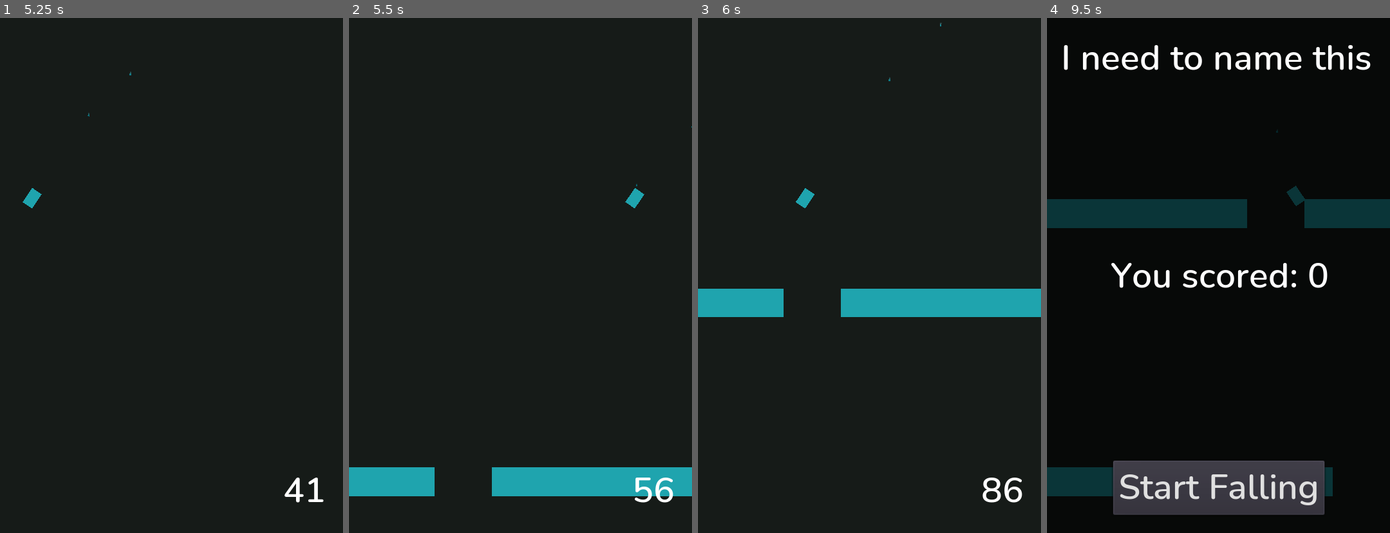
Above: before the commit, frames 1-4 (left to right).
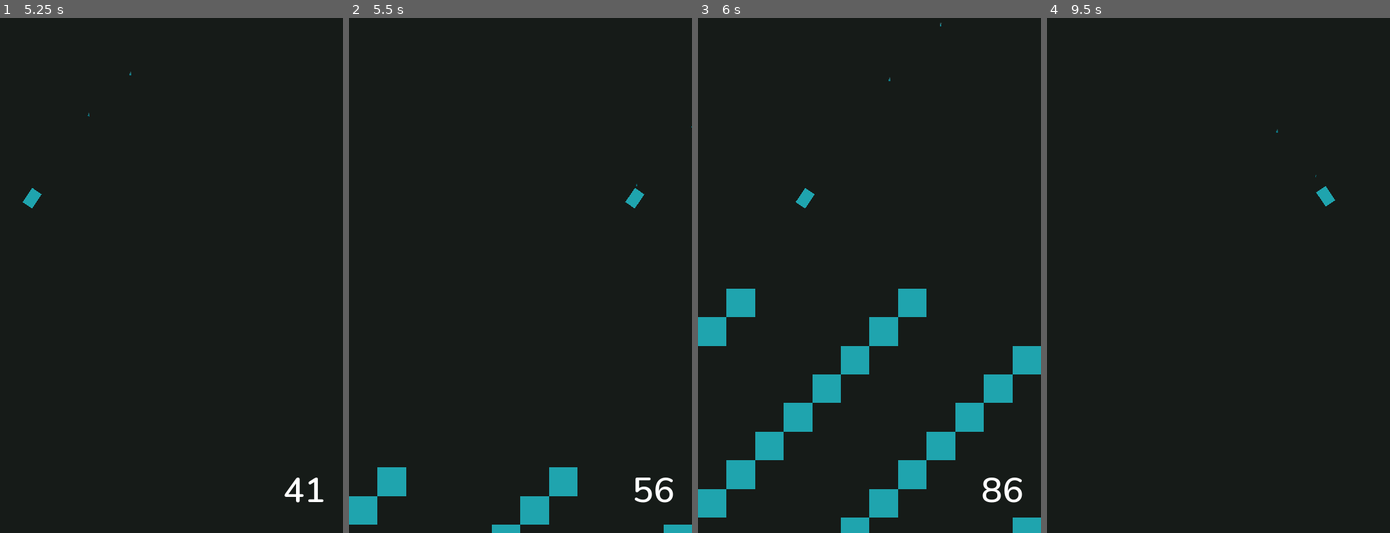
Above: after the commit, the same moments.

Repository: AndrewYHuang/deeper-and-deeper
Game: Godot game, scene res://scenes/Main.tscn
Same seed, same stepped clock (60 frames per second), same inputs: the game is played once before the commit and once after it.
Inputs:
- Up to frame 1 (5.25 s): click "Start Falling" at 0.5 s; hold Right (ui_right) 1.28-2.03 s; hold Left (ui_left) 2.03-2.78 s; hold Right (ui_right) 2.78-4.28 s; hold Left (ui_left) from 4.28 s (still down)
- Up to frame 2 (5.5 s): keep holding Left (ui_left)
- Up to frame 3 (6 s): keep holding Left (ui_left)
- Up to frame 4 (9.5 s): release Left (ui_left) at 6.5 s; click "Start Falling" at 6.5 s; hold Right (ui_right) from 7.28 s (still down)

Frame 1 is identical in both runs. In frame 2, 4.8% of the frame differs, in the area x 0-100%, y 87-100%; in frame 3, 11%; in frame 4, 15%, in the area x 0-100%, y 5-97%.

Commit message:
pattern stuff, flipping

Diff:
--- a/project.godot
+++ b/project.godot
@@ -28,6 +28,23 @@
 window/stretch/mode="2d"
 window/stretch/aspect="keep"
 
+[input]
+
+ui_left={
+"deadzone": 0.5,
+"events": [ Object(InputEventKey,"resource_local_to_scene":false,"resource_name":"","device":0,"alt":false,"shift":false,"control":false,"meta":false,"command":false,"pressed":false,"scancode":16777231,"unicode":0,"echo":false,"script":null)
+, Object(InputEventJoypadButton,"resource_local_to_scene":false,"resource_name":"","device":0,"button_index":14,"pressure":0.0,"pressed":false,"script":null)
+, Object(InputEventMouseButton,"resource_local_to_scene":false,"resource_name":"","device":0,"alt":false,"shift":false,"control":false,"meta":false,"command":false,"button_mask":0,"position":Vector2( 0, 0 ),"global_position":Vector2( 0, 0 ),"factor":1.0,"button_index":1,"pressed":false,"doubleclick":false,"script":null)
+ ]
+}
+ui_right={
+"deadzone": 0.5,
+"events": [ Object(InputEventKey,"resource_local_to_scene":false,"resource_name":"","device":0,"alt":false,"shift":false,"control":false,"meta":false,"command":false,"pressed":false,"scancode":16777233,"unicode":0,"echo":false,"script":null)
+, Object(InputEventJoypadButton,"resource_local_to_scene":false,"resource_name":"","device":0,"button_index":15,"pressure":0.0,"pressed":false,"script":null)
+, Object(InputEventMouseButton,"resource_local_to_scene":false,"resource_name":"","device":0,"alt":false,"shift":false,"control":false,"meta":false,"command":false,"button_mask":0,"position":Vector2( 0, 0 ),"global_position":Vector2( 0, 0 ),"factor":1.0,"button_index":2,"pressed":false,"doubleclick":false,"script":null)
+ ]
+}
+
 [physics]
 
 common/enable_pause_aware_picking=true
--- a/scenes/PatternSpawner.tscn
+++ b/scenes/PatternSpawner.tscn
@@ -1,12 +1,15 @@
-[gd_scene load_steps=4 format=2]
+[gd_scene load_steps=5 format=2]
 
 [ext_resource path="res://scenes/obstacle_patterns/ZigzagShort.tscn" type="PackedScene" id=1]
 [ext_resource path="res://scripts/PatternSpawner.gd" type="Script" id=2]
 [ext_resource path="res://scenes/obstacle_patterns/Simple.tscn" type="PackedScene" id=3]
+[ext_resource path="res://scenes/obstacle_patterns/RightTunnel.tscn" type="PackedScene" id=4]
 
-[node name="PatternSpawner" type="Node2D"]
+[node name="PatternSpawner" type="Node2D" groups=[
+"spawners",
+]]
 script = ExtResource( 2 )
-Patterns = [ ExtResource( 1 ), ExtResource( 3 ) ]
+Patterns = [ ExtResource( 1 ), ExtResource( 3 ), ExtResource( 4 ) ]
 
 [node name="EndOfPattern" type="VisibilityNotifier2D" parent="."]
 scale = Vector2( 38.4, 1.6 )
--- a/scenes/Player.tscn
+++ b/scenes/Player.tscn
@@ -40,7 +40,7 @@
 width = 3
 
 [sub_resource type="RectangleShape2D" id=8]
-extents = Vector2( 8, 8 )
+extents = Vector2( 8, 3 )
 
 [node name="Player" type="Area2D"]
 script = ExtResource( 1 )
@@ -62,4 +62,5 @@
 polygon = PoolVector2Array( -8, -8, 8, -8, 8, 8, -8, 8 )
 
 [node name="Hitbox" type="CollisionShape2D" parent="."]
+position = Vector2( 0, 5 )
 shape = SubResource( 8 )
--- a/scenes/obstacle_patterns/RightTunnel.tscn
+++ b/scenes/obstacle_patterns/RightTunnel.tscn
@@ -7,7 +7,7 @@
 script = ExtResource( 2 )
 
 [node name="EndOfPattern" type="Position2D" parent="."]
-position = Vector2( 0, 576 )
+position = Vector2( 0, 768 )
 
 [node name="3" parent="." instance=ExtResource( 1 )]
 position = Vector2( 112, 112 )
@@ -39,47 +39,11 @@
 [node name="18" parent="." instance=ExtResource( 1 )]
 position = Vector2( 336, 144 )
 
-[node name="102" parent="." instance=ExtResource( 1 )]
-position = Vector2( 112, 464 )
-
-[node name="105" parent="." instance=ExtResource( 1 )]
-position = Vector2( 304, 464 )
-
-[node name="110" parent="." instance=ExtResource( 1 )]
-position = Vector2( 80, 496 )
-
-[node name="113" parent="." instance=ExtResource( 1 )]
-position = Vector2( 272, 496 )
-
-[node name="118" parent="." instance=ExtResource( 1 )]
-position = Vector2( 48, 528 )
-
-[node name="121" parent="." instance=ExtResource( 1 )]
-position = Vector2( 240, 528 )
-
-[node name="129" parent="." instance=ExtResource( 1 )]
-position = Vector2( 208, 560 )
-
-[node name="135" parent="." instance=ExtResource( 1 )]
-position = Vector2( 16, 560 )
-
-[node name="94" parent="." instance=ExtResource( 1 )]
-position = Vector2( 144, 432 )
-
-[node name="97" parent="." instance=ExtResource( 1 )]
-position = Vector2( 336, 432 )
-
 [node name="24" parent="." instance=ExtResource( 1 )]
 position = Vector2( 176, 176 )
 
 [node name="27" parent="." instance=ExtResource( 1 )]
 position = Vector2( 368, 176 )
-
-[node name="86" parent="." instance=ExtResource( 1 )]
-position = Vector2( 176, 400 )
-
-[node name="89" parent="." instance=ExtResource( 1 )]
-position = Vector2( 368, 400 )
 
 [node name="34" parent="." instance=ExtResource( 1 )]
 position = Vector2( 208, 208 )
@@ -88,10 +52,10 @@
 position = Vector2( 16, 208 )
 
 [node name="78" parent="." instance=ExtResource( 1 )]
-position = Vector2( 208, 368 )
+position = Vector2( 368, 368 )
 
 [node name="81" parent="." instance=ExtResource( 1 )]
-position = Vector2( 16, 368 )
+position = Vector2( 176, 368 )
 
 [node name="38" parent="." instance=ExtResource( 1 )]
 position = Vector2( 48, 240 )
@@ -100,10 +64,10 @@
 position = Vector2( 240, 240 )
 
 [node name="64" parent="." instance=ExtResource( 1 )]
-position = Vector2( 48, 336 )
+position = Vector2( 144, 336 )
 
 [node name="70" parent="." instance=ExtResource( 1 )]
-position = Vector2( 240, 336 )
+position = Vector2( 336, 336 )
 
 [node name="56" parent="." instance=ExtResource( 1 )]
 position = Vector2( 80, 272 )
@@ -112,7 +76,79 @@
 position = Vector2( 272, 272 )
 
 [node name="137" parent="." instance=ExtResource( 1 )]
-position = Vector2( 80, 304 )
+position = Vector2( 112, 304 )
 
 [node name="143" parent="." instance=ExtResource( 1 )]
-position = Vector2( 272, 304 )
+position = Vector2( 304, 304 )
+
+[node name="4" parent="." instance=ExtResource( 1 )]
+position = Vector2( 112, 496 )
+
+[node name="10" parent="." instance=ExtResource( 1 )]
+position = Vector2( 304, 496 )
+
+[node name="48" parent="." instance=ExtResource( 1 )]
+position = Vector2( 80, 464 )
+
+[node name="51" parent="." instance=ExtResource( 1 )]
+position = Vector2( 272, 464 )
+
+[node name="146" parent="." instance=ExtResource( 1 )]
+position = Vector2( 48, 432 )
+
+[node name="149" parent="." instance=ExtResource( 1 )]
+position = Vector2( 240, 432 )
+
+[node name="157" parent="." instance=ExtResource( 1 )]
+position = Vector2( 208, 400 )
+
+[node name="163" parent="." instance=ExtResource( 1 )]
+position = Vector2( 16, 400 )
+
+[node name="15" parent="." instance=ExtResource( 1 )]
+position = Vector2( 144, 528 )
+
+[node name="19" parent="." instance=ExtResource( 1 )]
+position = Vector2( 336, 528 )
+
+[node name="25" parent="." instance=ExtResource( 1 )]
+position = Vector2( 176, 560 )
+
+[node name="28" parent="." instance=ExtResource( 1 )]
+position = Vector2( 368, 560 )
+
+[node name="35" parent="." instance=ExtResource( 1 )]
+position = Vector2( 208, 592 )
+
+[node name="39" parent="." instance=ExtResource( 1 )]
+position = Vector2( 16, 592 )
+
+[node name="79" parent="." instance=ExtResource( 1 )]
+position = Vector2( 368, 752 )
+
+[node name="82" parent="." instance=ExtResource( 1 )]
+position = Vector2( 176, 752 )
+
+[node name="40" parent="." instance=ExtResource( 1 )]
+position = Vector2( 48, 624 )
+
+[node name="45" parent="." instance=ExtResource( 1 )]
+position = Vector2( 240, 624 )
+
+[node name="65" parent="." instance=ExtResource( 1 )]
+position = Vector2( 144, 720 )
+
+[node name="71" parent="." instance=ExtResource( 1 )]
+position = Vector2( 336, 720 )
+
+[node name="57" parent="." instance=ExtResource( 1 )]
+position = Vector2( 80, 656 )
+
+[node name="63" parent="." instance=ExtResource( 1 )]
+position = Vector2( 272, 656 )
+
+[node name="138" parent="." instance=ExtResource( 1 )]
+position = Vector2( 112, 688 )
+
+[node name="144" parent="." instance=ExtResource( 1 )]
+position = Vector2( 304, 688 )
--- a/scenes/obstacle_patterns/Simple.tscn
+++ b/scenes/obstacle_patterns/Simple.tscn
@@ -7,33 +7,124 @@
 script = ExtResource( 2 )
 
 [node name="EndOfPattern" type="Position2D" parent="."]
-
-[node name="1" parent="." instance=ExtResource( 1 )]
-position = Vector2( 16, 16 )
+position = Vector2( 192, 1288 )
 
 [node name="2" parent="." instance=ExtResource( 1 )]
-position = Vector2( 48, 16 )
+position = Vector2( 48, 216 )
+
+[node name="26" parent="." instance=ExtResource( 1 )]
+position = Vector2( 16, 216 )
 
 [node name="3" parent="." instance=ExtResource( 1 )]
-position = Vector2( 80, 16 )
+position = Vector2( 80, 216 )
 
 [node name="4" parent="." instance=ExtResource( 1 )]
-position = Vector2( 112, 16 )
-
-[node name="5" parent="." instance=ExtResource( 1 )]
-position = Vector2( 144, 16 )
+position = Vector2( 112, 216 )
 
 [node name="8" parent="." instance=ExtResource( 1 )]
-position = Vector2( 240, 16 )
+position = Vector2( 368, 216 )
 
 [node name="9" parent="." instance=ExtResource( 1 )]
-position = Vector2( 272, 16 )
+position = Vector2( 272, 216 )
 
 [node name="10" parent="." instance=ExtResource( 1 )]
-position = Vector2( 304, 16 )
+position = Vector2( 304, 216 )
 
 [node name="11" parent="." instance=ExtResource( 1 )]
-position = Vector2( 336, 16 )
+position = Vector2( 336, 216 )
 
 [node name="12" parent="." instance=ExtResource( 1 )]
-position = Vector2( 368, 16 )
+position = Vector2( 16, 728 )
+
+[node name="17" parent="." instance=ExtResource( 1 )]
+position = Vector2( 80, 728 )
+
+[node name="18" parent="." instance=ExtResource( 1 )]
+position = Vector2( 112, 728 )
+
+[node name="21" parent="." instance=ExtResource( 1 )]
+position = Vector2( 48, 728 )
+
+[node name="22" parent="." instance=ExtResource( 1 )]
+position = Vector2( 368, 728 )
+
+[node name="23" parent="." instance=ExtResource( 1 )]
+position = Vector2( 272, 728 )
+
+[node name="24" parent="." instance=ExtResource( 1 )]
+position = Vector2( 304, 728 )
+
+[node name="25" parent="." instance=ExtResource( 1 )]
+position = Vector2( 336, 728 )
+
+[node name="35" parent="." instance=ExtResource( 1 )]
+position = Vector2( 16, 1240 )
+
+[node name="36" parent="." instance=ExtResource( 1 )]
+position = Vector2( 80, 1240 )
+
+[node name="37" parent="." instance=ExtResource( 1 )]
+position = Vector2( 112, 1240 )
+
+[node name="38" parent="." instance=ExtResource( 1 )]
+position = Vector2( 48, 1240 )
+
+[node name="39" parent="." instance=ExtResource( 1 )]
+position = Vector2( 368, 1240 )
+
+[node name="40" parent="." instance=ExtResource( 1 )]
+position = Vector2( 272, 1240 )
+
+[node name="41" parent="." instance=ExtResource( 1 )]
+position = Vector2( 304, 1240 )
+
+[node name="42" parent="." instance=ExtResource( 1 )]
+position = Vector2( 336, 1240 )
+
+[node name="6" parent="." instance=ExtResource( 1 )]
+position = Vector2( 80, 472 )
+
+[node name="7" parent="." instance=ExtResource( 1 )]
+position = Vector2( 112, 472 )
+
+[node name="13" parent="." instance=ExtResource( 1 )]
+position = Vector2( 144, 472 )
+
+[node name="14" parent="." instance=ExtResource( 1 )]
+position = Vector2( 176, 472 )
+
+[node name="15" parent="." instance=ExtResource( 1 )]
+position = Vector2( 208, 472 )
+
+[node name="16" parent="." instance=ExtResource( 1 )]
+position = Vector2( 240, 472 )
+
+[node name="19" parent="." instance=ExtResource( 1 )]
+position = Vector2( 16, 472 )
+
+[node name="20" parent="." instance=ExtResource( 1 )]
+position = Vector2( 48, 472 )
+
+[node name="27" parent="." instance=ExtResource( 1 )]
+position = Vector2( 208, 984 )
+
+[node name="28" parent="." instance=ExtResource( 1 )]
+position = Vector2( 240, 984 )
+
+[node name="29" parent="." instance=ExtResource( 1 )]
+position = Vector2( 272, 984 )
+
+[node name="30" parent="." instance=ExtResource( 1 )]
+position = Vector2( 304, 984 )
+
+[node name="31" parent="." instance=ExtResource( 1 )]
+position = Vector2( 336, 984 )
+
+[node name="32" parent="." instance=ExtResource( 1 )]
+position = Vector2( 368, 984 )
+
+[node name="33" parent="." instance=ExtResource( 1 )]
+position = Vector2( 144, 984 )
+
+[node name="34" parent="." instance=ExtResource( 1 )]
+position = Vector2( 176, 984 )
--- a/scenes/obstacle_patterns/ZigzagShort.tscn
+++ b/scenes/obstacle_patterns/ZigzagShort.tscn
@@ -116,111 +116,3 @@
 
 [node name="143" parent="." instance=ExtResource( 1 )]
 position = Vector2( 272, 304 )
-
-[node name="4" parent="." instance=ExtResource( 1 )]
-position = Vector2( 144, 112 )
-
-[node name="10" parent="." instance=ExtResource( 1 )]
-position = Vector2( 336, 112 )
-
-[node name="48" parent="." instance=ExtResource( 1 )]
-position = Vector2( 112, 80 )
-
-[node name="51" parent="." instance=ExtResource( 1 )]
-position = Vector2( 304, 80 )
-
-[node name="146" parent="." instance=ExtResource( 1 )]
-position = Vector2( 80, 48 )
-
-[node name="149" parent="." instance=ExtResource( 1 )]
-position = Vector2( 272, 48 )
-
-[node name="157" parent="." instance=ExtResource( 1 )]
-position = Vector2( 240, 16 )
-
-[node name="163" parent="." instance=ExtResource( 1 )]
-position = Vector2( 48, 16 )
-
-[node name="15" parent="." instance=ExtResource( 1 )]
-position = Vector2( 176, 144 )
-
-[node name="19" parent="." instance=ExtResource( 1 )]
-position = Vector2( 368, 144 )
-
-[node name="103" parent="." instance=ExtResource( 1 )]
-position = Vector2( 144, 464 )
-
-[node name="106" parent="." instance=ExtResource( 1 )]
-position = Vector2( 336, 464 )
-
-[node name="111" parent="." instance=ExtResource( 1 )]
-position = Vector2( 112, 496 )
-
-[node name="114" parent="." instance=ExtResource( 1 )]
-position = Vector2( 304, 496 )
-
-[node name="119" parent="." instance=ExtResource( 1 )]
-position = Vector2( 80, 528 )
-
-[node name="122" parent="." instance=ExtResource( 1 )]
-position = Vector2( 272, 528 )
-
-[node name="130" parent="." instance=ExtResource( 1 )]
-position = Vector2( 240, 560 )
-
-[node name="136" parent="." instance=ExtResource( 1 )]
-position = Vector2( 48, 560 )
-
-[node name="95" parent="." instance=ExtResource( 1 )]
-position = Vector2( 176, 432 )
-
-[node name="98" parent="." instance=ExtResource( 1 )]
-position = Vector2( 368, 432 )
-
-[node name="25" parent="." instance=ExtResource( 1 )]
-position = Vector2( 208, 176 )
-
-[node name="28" parent="." instance=ExtResource( 1 )]
-position = Vector2( 16, 176 )
-
-[node name="87" parent="." instance=ExtResource( 1 )]
-position = Vector2( 208, 400 )
-
-[node name="90" parent="." instance=ExtResource( 1 )]
-position = Vector2( 16, 400 )
-
-[node name="35" parent="." instance=ExtResource( 1 )]
-position = Vector2( 240, 208 )
-
-[node name="39" parent="." instance=ExtResource( 1 )]
-position = Vector2( 48, 208 )
-
-[node name="79" parent="." instance=ExtResource( 1 )]
-position = Vector2( 240, 368 )
-
-[node name="82" parent="." instance=ExtResource( 1 )]
-position = Vector2( 48, 368 )
-
-[node name="40" parent="." instance=ExtResource( 1 )]
-position = Vector2( 80, 240 )
-
-[node name="45" parent="." instance=ExtResource( 1 )]
-position = Vector2( 272, 240 )
-
-[node name="65" parent="." instance=ExtResource( 1 )]
-position = Vector2( 80, 336 )
-
-[node name="71" parent="." instance=ExtResource( 1 )]
-position = Vector2( 272, 336 )
-
-[node name="57" parent="." instance=ExtResource( 1 )]
-position = Vector2( 112, 272 )
-
-[node name="63" parent="." instance=ExtResource( 1 )]
-position = Vector2( 304, 272 )
-
-[node name="138" parent="." instance=ExtResource( 1 )]
-position = Vector2( 112, 304 )
-
-[node name="144" parent="." instance=ExtResource( 1 )]
-position = Vector2( 304, 304 )
--- a/scripts/Main.gd
+++ b/scripts/Main.gd
@@ -16,6 +16,7 @@
 func new_game():
   score = 0
   get_tree().call_group("obstacles", "queue_free")
+  get_tree().call_group("spawners", "queue_free")
   $Player.start($StartPosition.position)
   $StartTimer.start()
   Global.game_speed = 400.0
@@ -28,12 +29,13 @@
 func _on_ObstacleTimer_timeout():
   var pattern = randi()
   var offset = randi() % 12
+  var flip = randi() % 2 == 0
 
   var patternSpawner = PatternSpawner.instance()
   add_child(patternSpawner)
 
   patternSpawner.position = $PatternSpawnerPosition.position
-  patternSpawner.spawn(pattern, offset)
+  patternSpawner.spawn(pattern, offset, flip)
   patternSpawner.connect("pattern_complete", self, "_on_PatternSpawner_pattern_complete")
 
 func _on_PatternSpawner_pattern_complete():
--- a/scripts/Obstacle.gd
+++ b/scripts/Obstacle.gd
@@ -25,6 +25,9 @@
 func offset(offset):
   position.x = wrapf(position.x + offset, 0, screen_size.x)
 
+func flip():
+  position.x = screen_size.x - position.x
+
 func stop():
   stopped = true
 
--- a/scripts/Pattern.gd
+++ b/scripts/Pattern.gd
@@ -14,6 +14,10 @@
   for child in get_children():
     if child.has_method("offset"):
       child.offset(offset)
+func flip():
+  for child in get_children():
+    if child.has_method("flip"):
+      child.flip()
 
 # Called every frame. 'delta' is the elapsed time since the previous frame.
 #func _process(delta):
--- a/scripts/PatternSpawner.gd
+++ b/scripts/PatternSpawner.gd
@@ -13,10 +13,11 @@
 func _ready():
   pass # Replace with function body.
 
-func spawn(selected_pattern: int, offset: int):
+func spawn(selected_pattern: int, offset: int, flip: bool):
   var pattern = Patterns[selected_pattern % Patterns.size()].instance()
   add_child(pattern)
   pattern.offset(offset*32)
+  if flip: pattern.flip()
 
   $EndOfPattern.position = pattern.get_node("EndOfPattern").position
 
Not shown, changed: README.md
